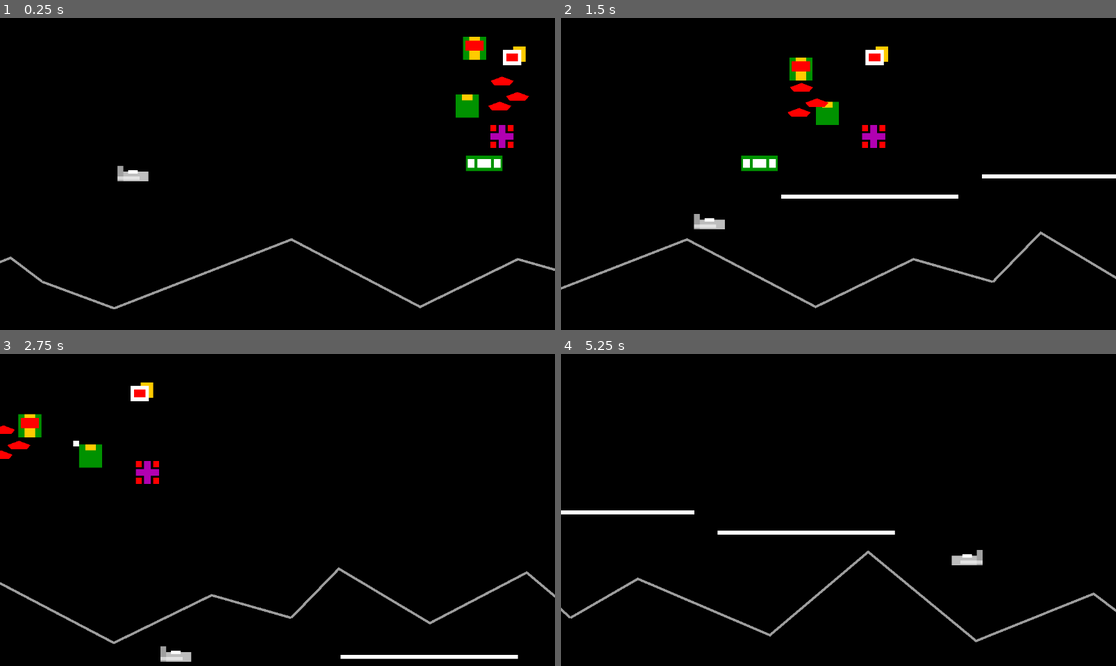
Above: before the commit, frames 1-4 (two rows, left to right).
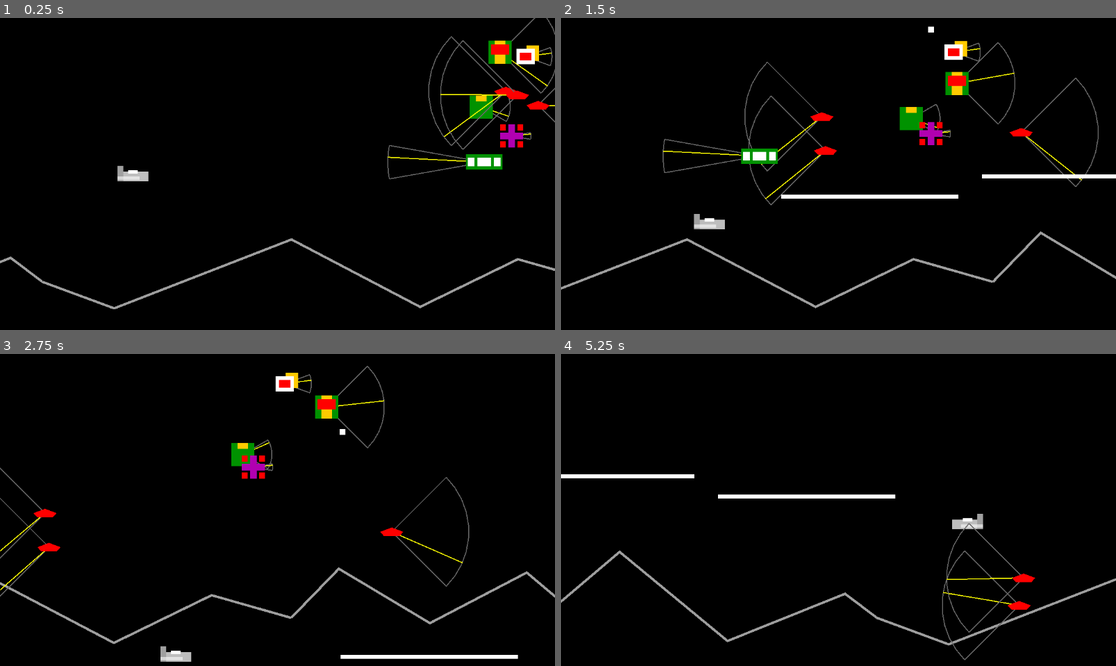
Above: after the commit, the same moments.

Repository: Toxe/godot-defender-clone
Game: Godot game, scene res://scenes/levels/main.tscn
The game is run twice, just before and just after one commit, with the same random seed, the same clock (stepped at 60 frames per second) and the same inputs.
Inputs:
- Up to frame 1 (0.25 s): no input
- Up to frame 2 (1.5 s): hold Right (move_right) 0.53-1.28 s; tap Space (fire) at 0.6, 1.35 s; hold Down (move_down) from 1.28 s (still down)
- Up to frame 3 (2.75 s): release Down (move_down) at 2.03 s; hold Right (move_right) from 2.03 s (still down); tap Space (fire) at 2.1 s
- Up to frame 4 (5.25 s): release Right (move_right) at 2.78 s; hold Up (move_up) 2.78-3.53 s; tap Space (fire) every 0.75 s from 2.85 to 5.1 s; hold Left (move_left) 3.53-5.03 s; hold Down (move_down) from 5.03 s (still down)

The runs differ from the first frame. In frame 1, 3.0% of the frame differs, in the area x 69-100%, y 0-52%; in frame 2, 4.1%; in frame 3, 3.4%; in frame 4, 4.5%, in the area x 0-100%, y 38-99%.

Commit message:
All enemies have an ErraticMovementAIComponent

Diff:
--- a/G01_Defender/scenes/enemies/baiter.tscn
+++ b/G01_Defender/scenes/enemies/baiter.tscn
@@ -1,6 +1,7 @@
-[gd_scene load_steps=6 format=3 uid="uid://dd0hlvdakdx6j"]
+[gd_scene load_steps=7 format=3 uid="uid://dd0hlvdakdx6j"]
 
 [ext_resource type="PackedScene" uid="uid://6kn3g63u5hm4" path="res://scenes/components/movement_component.tscn" id="1_pkn14"]
+[ext_resource type="PackedScene" uid="uid://ov5vv7r6yy8p" path="res://scenes/components/erratic_movement_ai_component.tscn" id="2_8ya36"]
 [ext_resource type="PackedScene" uid="uid://ciovhjmxtwyjt" path="res://scenes/components/shooting_component.tscn" id="2_x1yi8"]
 [ext_resource type="PackedScene" uid="uid://1kc1srny6n4c" path="res://scenes/enemies/bullet.tscn" id="3_rx8aj"]
 [ext_resource type="PackedScene" uid="uid://bk00hc6aw3868" path="res://scenes/components/hitbox_component.tscn" id="4_ngud3"]
@@ -12,7 +13,12 @@
 
 [node name="MovementComponent" parent="." instance=ExtResource("1_pkn14")]
 speed = 200.0
-direction = Vector2(-1, 0)
+
+[node name="ErraticMovementAIComponent" parent="." node_paths=PackedStringArray("movement_component") instance=ExtResource("2_8ya36")]
+movement_component = NodePath("../MovementComponent")
+angle = 10.0
+min_direction_change_time = 3.0
+max_direction_change_time = 5.0
 
 [node name="ShootingComponent" parent="." node_paths=PackedStringArray("visible_on_screen_notifier") instance=ExtResource("2_x1yi8")]
 shot_scene = ExtResource("3_rx8aj")
--- a/G01_Defender/scenes/enemies/bomber.tscn
+++ b/G01_Defender/scenes/enemies/bomber.tscn
@@ -1,6 +1,7 @@
-[gd_scene load_steps=7 format=3 uid="uid://cecxlt77ef7sj"]
+[gd_scene load_steps=8 format=3 uid="uid://cecxlt77ef7sj"]
 
 [ext_resource type="PackedScene" uid="uid://6kn3g63u5hm4" path="res://scenes/components/movement_component.tscn" id="1_palca"]
+[ext_resource type="PackedScene" uid="uid://ov5vv7r6yy8p" path="res://scenes/components/erratic_movement_ai_component.tscn" id="2_qwe28"]
 [ext_resource type="PackedScene" uid="uid://ciovhjmxtwyjt" path="res://scenes/components/shooting_component.tscn" id="2_x5jbv"]
 [ext_resource type="PackedScene" uid="uid://dro1lmf7r4t40" path="res://scenes/enemies/bomb.tscn" id="3_2ih8u"]
 [ext_resource type="PackedScene" uid="uid://chpsvtbd20bmx" path="res://scenes/components/repeat_shooting_component.tscn" id="4_405ek"]
@@ -13,7 +14,11 @@
 
 [node name="MovementComponent" parent="." instance=ExtResource("1_palca")]
 speed = 55.0
-direction = Vector2(-1, 0)
+
+[node name="ErraticMovementAIComponent" parent="." node_paths=PackedStringArray("movement_component") instance=ExtResource("2_qwe28")]
+movement_component = NodePath("../MovementComponent")
+min_direction_change_time = 3.0
+max_direction_change_time = 5.0
 
 [node name="ShootingComponent" parent="." instance=ExtResource("2_x5jbv")]
 shot_scene = ExtResource("3_2ih8u")
--- a/G01_Defender/scenes/enemies/lander.tscn
+++ b/G01_Defender/scenes/enemies/lander.tscn
@@ -1,7 +1,8 @@
-[gd_scene load_steps=6 format=3 uid="uid://u6fj8vy2f1oe"]
+[gd_scene load_steps=7 format=3 uid="uid://u6fj8vy2f1oe"]
 
 [ext_resource type="PackedScene" uid="uid://6kn3g63u5hm4" path="res://scenes/components/movement_component.tscn" id="1_lgmwg"]
 [ext_resource type="PackedScene" uid="uid://bk00hc6aw3868" path="res://scenes/components/hitbox_component.tscn" id="1_u8o1l"]
+[ext_resource type="PackedScene" uid="uid://ov5vv7r6yy8p" path="res://scenes/components/erratic_movement_ai_component.tscn" id="2_v2m4s"]
 [ext_resource type="PackedScene" uid="uid://1kc1srny6n4c" path="res://scenes/enemies/bullet.tscn" id="3_qu8ae"]
 [ext_resource type="PackedScene" uid="uid://ciovhjmxtwyjt" path="res://scenes/components/shooting_component.tscn" id="4_83jcr"]
 
@@ -12,7 +13,12 @@
 
 [node name="MovementComponent" parent="." instance=ExtResource("1_lgmwg")]
 speed = 60.0
-direction = Vector2(-50, 10)
+
+[node name="ErraticMovementAIComponent" parent="." node_paths=PackedStringArray("movement_component") instance=ExtResource("2_v2m4s")]
+movement_component = NodePath("../MovementComponent")
+angle = 30.0
+min_direction_change_time = 2.0
+max_direction_change_time = 3.0
 
 [node name="ShootingComponent" parent="." node_paths=PackedStringArray("visible_on_screen_notifier") instance=ExtResource("4_83jcr")]
 shot_scene = ExtResource("3_qu8ae")
--- a/G01_Defender/scenes/enemies/mutant.tscn
+++ b/G01_Defender/scenes/enemies/mutant.tscn
@@ -1,7 +1,8 @@
-[gd_scene load_steps=6 format=3 uid="uid://b04um8wjch62q"]
+[gd_scene load_steps=7 format=3 uid="uid://b04um8wjch62q"]
 
 [ext_resource type="PackedScene" uid="uid://6kn3g63u5hm4" path="res://scenes/components/movement_component.tscn" id="1_8p8dp"]
 [ext_resource type="PackedScene" uid="uid://ciovhjmxtwyjt" path="res://scenes/components/shooting_component.tscn" id="2_qtc2j"]
+[ext_resource type="PackedScene" uid="uid://ov5vv7r6yy8p" path="res://scenes/components/erratic_movement_ai_component.tscn" id="2_wqbu1"]
 [ext_resource type="PackedScene" uid="uid://1kc1srny6n4c" path="res://scenes/enemies/bullet.tscn" id="3_dbn5c"]
 [ext_resource type="PackedScene" uid="uid://bk00hc6aw3868" path="res://scenes/components/hitbox_component.tscn" id="4_g17ab"]
 
@@ -12,7 +13,12 @@
 
 [node name="MovementComponent" parent="." instance=ExtResource("1_8p8dp")]
 speed = 120.0
-direction = Vector2(-100, 30)
+
+[node name="ErraticMovementAIComponent" parent="." node_paths=PackedStringArray("movement_component") instance=ExtResource("2_wqbu1")]
+movement_component = NodePath("../MovementComponent")
+angle = 45.0
+min_direction_change_time = 0.5
+max_direction_change_time = 1.5
 
 [node name="ShootingComponent" parent="." node_paths=PackedStringArray("visible_on_screen_notifier") instance=ExtResource("2_qtc2j")]
 shot_scene = ExtResource("3_dbn5c")
--- a/G01_Defender/scenes/enemies/pod.tscn
+++ b/G01_Defender/scenes/enemies/pod.tscn
@@ -1,7 +1,8 @@
-[gd_scene load_steps=5 format=3 uid="uid://bbf0qkjn70x4n"]
+[gd_scene load_steps=6 format=3 uid="uid://bbf0qkjn70x4n"]
 
 [ext_resource type="PackedScene" uid="uid://6kn3g63u5hm4" path="res://scenes/components/movement_component.tscn" id="1_htxr3"]
 [ext_resource type="Script" path="res://scenes/enemies/pod.gd" id="1_vlk47"]
+[ext_resource type="PackedScene" uid="uid://ov5vv7r6yy8p" path="res://scenes/components/erratic_movement_ai_component.tscn" id="3_17cf2"]
 [ext_resource type="PackedScene" uid="uid://bk00hc6aw3868" path="res://scenes/components/hitbox_component.tscn" id="4_o8rjc"]
 
 [sub_resource type="RectangleShape2D" id="RectangleShape2D_wul00"]
@@ -12,7 +13,12 @@
 
 [node name="MovementComponent" parent="." instance=ExtResource("1_htxr3")]
 speed = 40.0
-direction = Vector2(-1, 0)
+
+[node name="ErraticMovementAIComponent" parent="." node_paths=PackedStringArray("movement_component") instance=ExtResource("3_17cf2")]
+movement_component = NodePath("../MovementComponent")
+angle = 10.0
+min_direction_change_time = 3.0
+max_direction_change_time = 4.0
 
 [node name="HitboxComponent" parent="." instance=ExtResource("4_o8rjc")]
 
--- a/G01_Defender/scenes/enemies/swarmer.tscn
+++ b/G01_Defender/scenes/enemies/swarmer.tscn
@@ -1,7 +1,8 @@
-[gd_scene load_steps=6 format=3 uid="uid://bowkvlw8hl5ej"]
+[gd_scene load_steps=7 format=3 uid="uid://bowkvlw8hl5ej"]
 
 [ext_resource type="PackedScene" uid="uid://6kn3g63u5hm4" path="res://scenes/components/movement_component.tscn" id="1_wypk8"]
 [ext_resource type="PackedScene" uid="uid://ciovhjmxtwyjt" path="res://scenes/components/shooting_component.tscn" id="2_vcr6r"]
+[ext_resource type="PackedScene" uid="uid://ov5vv7r6yy8p" path="res://scenes/components/erratic_movement_ai_component.tscn" id="2_vhsf0"]
 [ext_resource type="PackedScene" uid="uid://1kc1srny6n4c" path="res://scenes/enemies/bullet.tscn" id="3_6gpd0"]
 [ext_resource type="PackedScene" uid="uid://bk00hc6aw3868" path="res://scenes/components/hitbox_component.tscn" id="4_lo3fo"]
 
@@ -12,7 +13,12 @@
 
 [node name="MovementComponent" parent="." instance=ExtResource("1_wypk8")]
 speed = 160.0
-direction = Vector2(-150, 10)
+
+[node name="ErraticMovementAIComponent" parent="." node_paths=PackedStringArray("movement_component") instance=ExtResource("2_vhsf0")]
+movement_component = NodePath("../MovementComponent")
+angle = 45.0
+min_direction_change_time = 0.5
+max_direction_change_time = 1.0
 
 [node name="ShootingComponent" parent="." node_paths=PackedStringArray("visible_on_screen_notifier") instance=ExtResource("2_vcr6r")]
 shot_scene = ExtResource("3_6gpd0")
